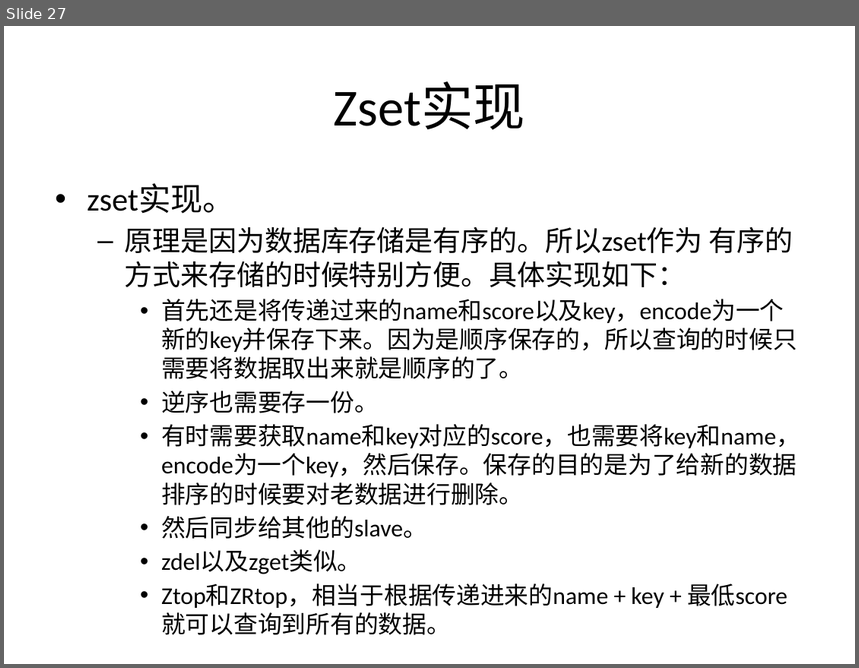
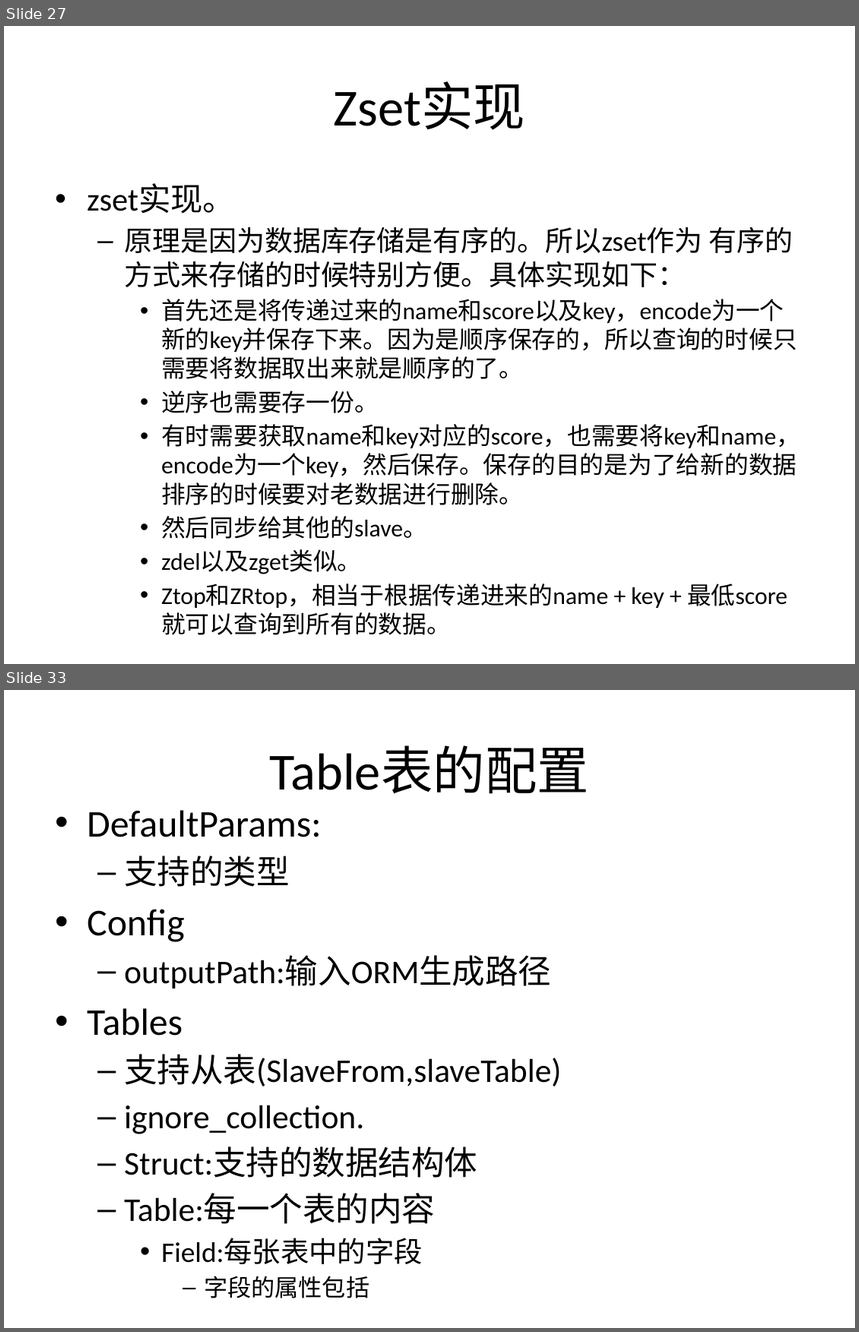
Before and after one commit to woopengcheng/GameLib, a slide deck: 数据库简单介绍.pptx. Shown one above the other, each under a label of ours: slide 27 before the commit, slides 27 and 33 after it; the slides between them are not shown. The pictures are 859x668 and 859x1332 pixels, drawn with LibreOffice and Linux fonts; fonts in the diff are those of the drawing. Boxes give left, top, right and bottom in pixels: in the first picture for what was removed or moved away, otherwise in the second. Text is boxed around its words. In the diff, an @@ line names an element or a change of style, - is before the commit and + after.

Commit message:
数据库讲座

```diff
--- a/数据库简单介绍.pptx
+++ b/数据库简单介绍.pptx
@@ slide 33 added at [4,690,855,1328], background #FFFFFF @@
@@ title added at [270,746,589,794], 44 pt, text #000000 @@
+Table表的配置
@@ text added at [87,810,561,1299], 28 pt, text #000000 @@
+• DefaultParams:
+  – 支持的类型
+• Config
+  – outputPath:输入ORM生成路径
+• Tables
+  – 支持从表(SlaveFrom,slaveTable)
+  – ignore_collection.
+  – Struct:支持的数据结构体
+  – Table:每一个表的内容
+    • Field:每张表中的字段
+      – 字段的属性包括
```
Also in this commit, not shown: 8 slides changed, 4 other slides added, 1 slide removed, 3 other files.
